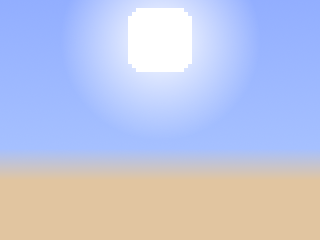
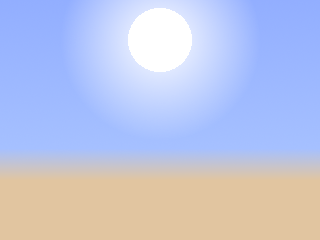
Layered file, before and after one edit (320×240). Changes by layer:
added layer "Layer" above "Sun" over [left=128, top=8, right=192, bottom=72]
painted on "Sun" over [left=128, top=8, right=192, bottom=72]
